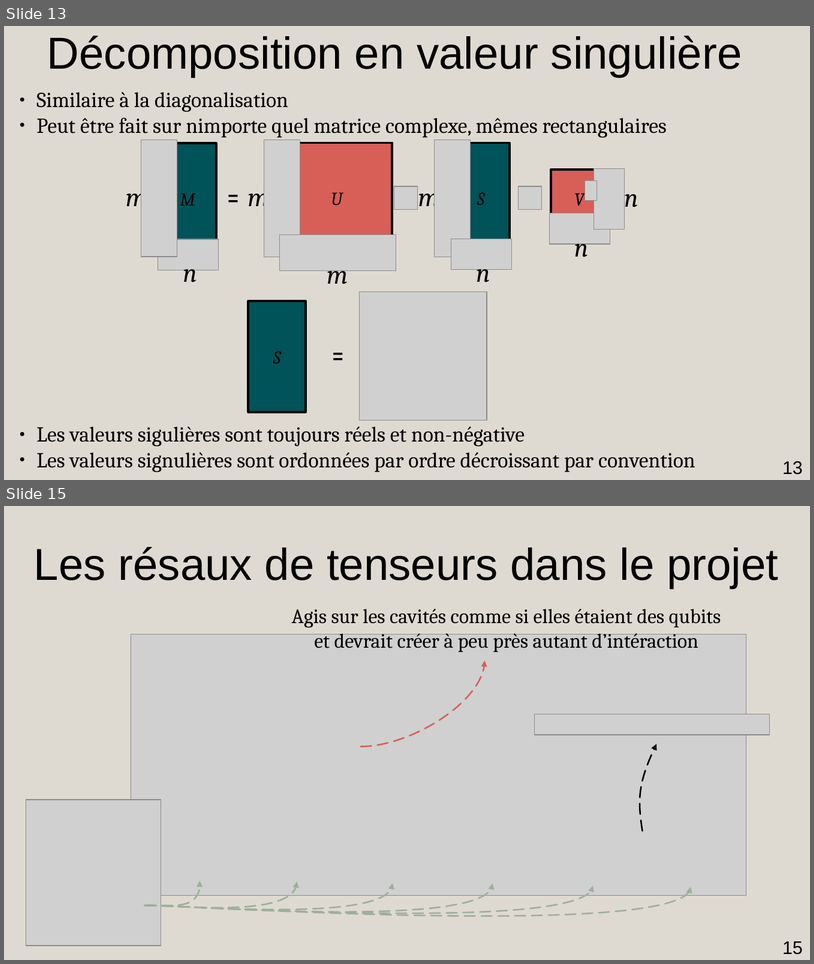
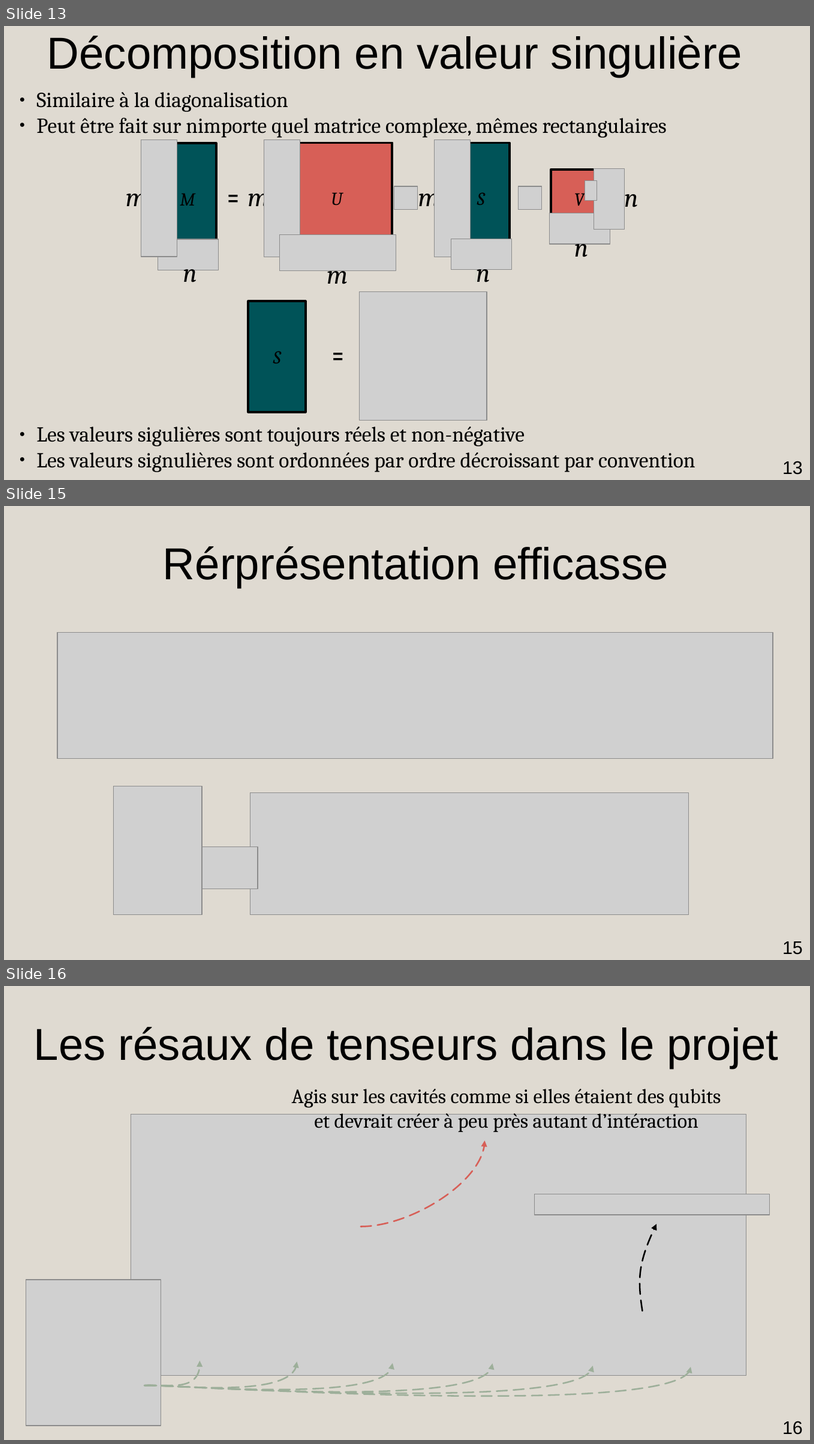
Before and after one commit to AmdaU/presentations, a slide deck: Seminaire/Seminaire.odp. Shown one above the other, each under a label of ours: slides 13 and 15 before the commit, slides 13, 15 and 16 after it; the slides between them are not shown. The pictures are 814x964 and 814x1444 pixels, drawn with LibreOffice and Linux fonts; fonts in the diff are those of the drawing; grey boxes stand for pictures. Boxes give left, top, right and bottom in pixels: in the first picture for what was removed or moved away, otherwise in the second. Text is boxed around its words. In the diff, an @@ line names an element or a change of style, - is before the commit and + after.

```diff
--- a/Seminaire/Seminaire.odp
+++ b/Seminaire/Seminaire.odp
@@ slide 15 added at box(4, 506, 810, 960), background #DFDAD1 @@
@@ title added at box(163, 546, 669, 588), 44 pt, text #000000 @@
+Rérprésentation efficasse
@@ picture added at box(57, 632, 774, 759) @@
@@ picture added at box(113, 786, 201, 915) @@
@@ picture added at box(251, 792, 690, 915) @@
@@ picture added at box(197, 847, 258, 889) @@
@@ page number added at box(783, 941, 803, 954), 18 pt, text #000000 @@
+15
@@ what was slide 15 is now slide 16 @@
@@ page number at box(783, 1420, 803, 1434): text changed @@
-15
+16
```
Also in this commit, not shown: 10 slides changed, 3 other slides added, 1 slide removed, 49 other files.
